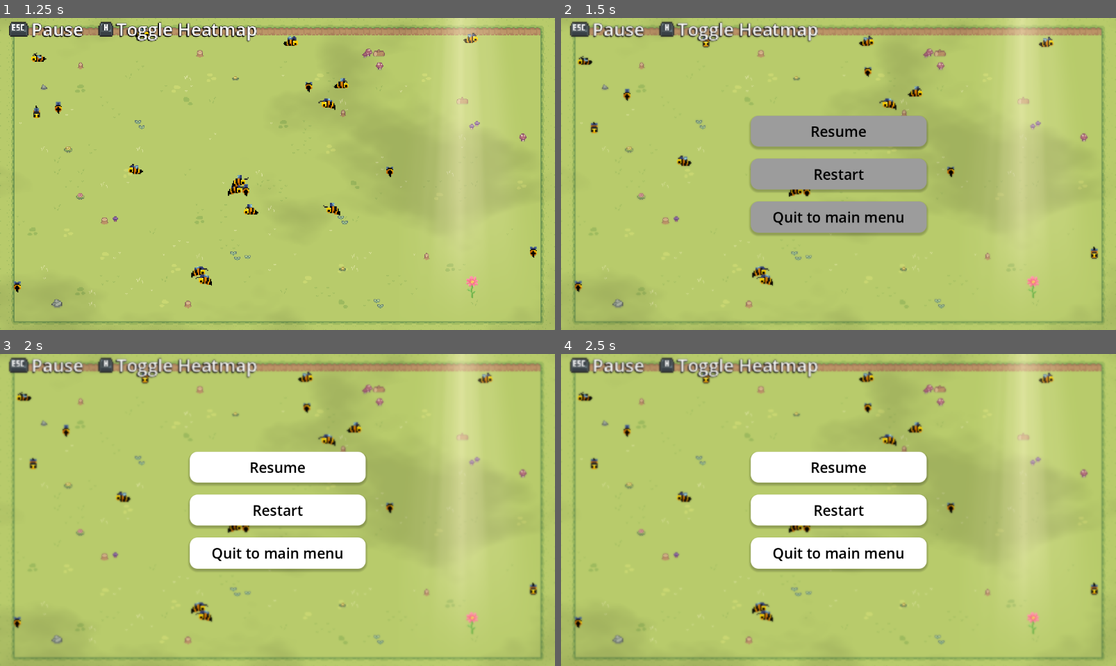
Above: before the commit, frames 1-4 (two rows, left to right).
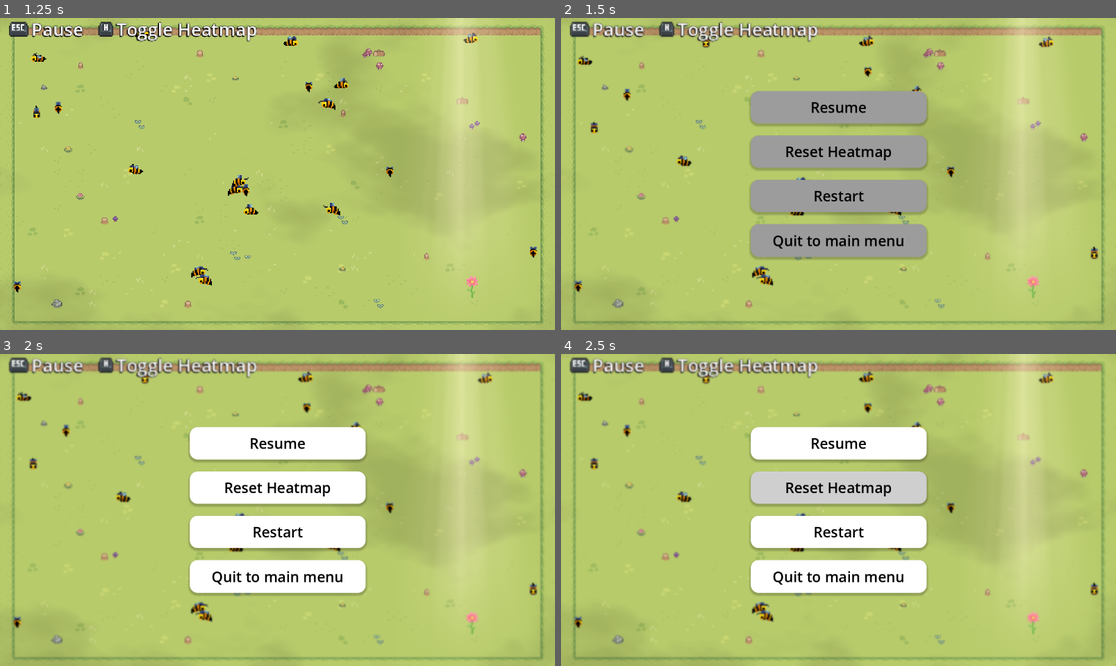
Above: after the commit, the same moments.

Repository: Kuuro-neko/Beeclust
Game: Godot game, scene res://scenes/main_menu.tscn
The game is run twice, just before and just after one commit, with the same random seed, the same clock (stepped at 60 frames per second) and the same inputs.
Inputs (mouse positions are in pixels of both pictures, inside the frame that each line leads up to):
- Up to frame 1 (1.25 s): click "Start" at 0.5 s
- Up to frame 2 (1.5 s): click (577, 30) at 1.25 s
- Up to frame 3 (2 s): no input
- Up to frame 4 (2.5 s): click (838, 488) at 2 s, where only the run after the commit has a clickable "Reset Heatmap"

Frame 1 is identical in both runs. In frame 2, 12% of the frame differs, in the area x 34-67%, y 23-78%; in frame 3, 12%; in frame 4, 14%.

Commit message:
Added reset heatmap option in pause menu

Diff:
--- a/scenes/pause_menu.tscn
+++ b/scenes/pause_menu.tscn
@@ -146,9 +146,9 @@
 anchor_right = 0.5
 anchor_bottom = 0.5
 offset_left = -182.5
-offset_top = -121.5
+offset_top = -172.0
 offset_right = 182.5
-offset_bottom = 121.5
+offset_bottom = 172.0
 grow_horizontal = 2
 grow_vertical = 2
 
@@ -171,6 +171,22 @@
 theme_override_styles/pressed = SubResource("StyleBoxFlat_oev4n")
 theme_override_styles/normal = SubResource("StyleBoxFlat_36qfo")
 text = "Resume"
+
+[node name="Reset Heatmap" type="Button" parent="PanelContainer/VBoxContainer2"]
+layout_mode = 2
+size_flags_vertical = 3
+mouse_default_cursor_shape = 2
+theme_override_colors/font_hover_color = Color(0, 0, 0, 1)
+theme_override_colors/font_pressed_color = Color(0, 0, 0, 1)
+theme_override_colors/font_focus_color = Color(0, 0, 0, 1)
+theme_override_colors/font_color = Color(0, 0, 0, 1)
+theme_override_font_sizes/font_size = 30
+theme_override_styles/focus = SubResource("StyleBoxEmpty_lrhm8")
+theme_override_styles/hover = SubResource("StyleBoxFlat_2d1i6")
+theme_override_styles/pressed = SubResource("StyleBoxFlat_oev4n")
+theme_override_styles/normal = SubResource("StyleBoxFlat_36qfo")
+text = "Reset Heatmap
+"
 
 [node name="Restart" type="Button" parent="PanelContainer/VBoxContainer2"]
 layout_mode = 2
@@ -208,5 +224,6 @@
 }
 
 [connection signal="pressed" from="PanelContainer/VBoxContainer2/Resume" to="." method="_on_resume_pressed"]
+[connection signal="pressed" from="PanelContainer/VBoxContainer2/Reset Heatmap" to="." method="_on_reset_heatmap_pressed"]
 [connection signal="pressed" from="PanelContainer/VBoxContainer2/Restart" to="." method="_on_restart_pressed"]
 [connection signal="pressed" from="PanelContainer/VBoxContainer2/Quit" to="." method="_on_quit_pressed"]
--- a/scenes/world.tscn
+++ b/scenes/world.tscn
@@ -709,8 +709,9 @@
 
 [node name="PauseMenuCanvas" type="CanvasLayer" parent="."]
 
-[node name="PauseMenu" parent="PauseMenuCanvas" node_paths=PackedStringArray("esc_button") instance=ExtResource("9_s2ktp")]
+[node name="PauseMenu" parent="PauseMenuCanvas" node_paths=PackedStringArray("heatmap", "esc_button") instance=ExtResource("9_s2ktp")]
 visible = false
+heatmap = NodePath("../../Heatmap")
 esc_button = NodePath("../../Control UI/HBoxContainer/Pause/ESC Button")
 
 [node name="CloudsShadow" type="Sprite2D" parent="."]
--- a/scripts/heatmap.gd
+++ b/scripts/heatmap.gd
@@ -117,3 +117,7 @@
 		draw_heatmap()
 	else:
 		$TextureRect.visible = false
+
+func clear_heatmap():
+	bee_positions = []
+	n_pos = 0
--- a/scripts/pause_menu.gd
+++ b/scripts/pause_menu.gd
@@ -1,5 +1,6 @@
 extends Control
 
+@export var heatmap : Control
 @export var esc_button : TextureButton
 var normal_texture_esc = preload("res://assets/Keys/ESC_key.png")
 
@@ -47,3 +48,7 @@
 		pause()
 	elif get_tree().paused:
 		resume()
+
+
+func _on_reset_heatmap_pressed() -> void:
+	heatmap.clear_heatmap()
